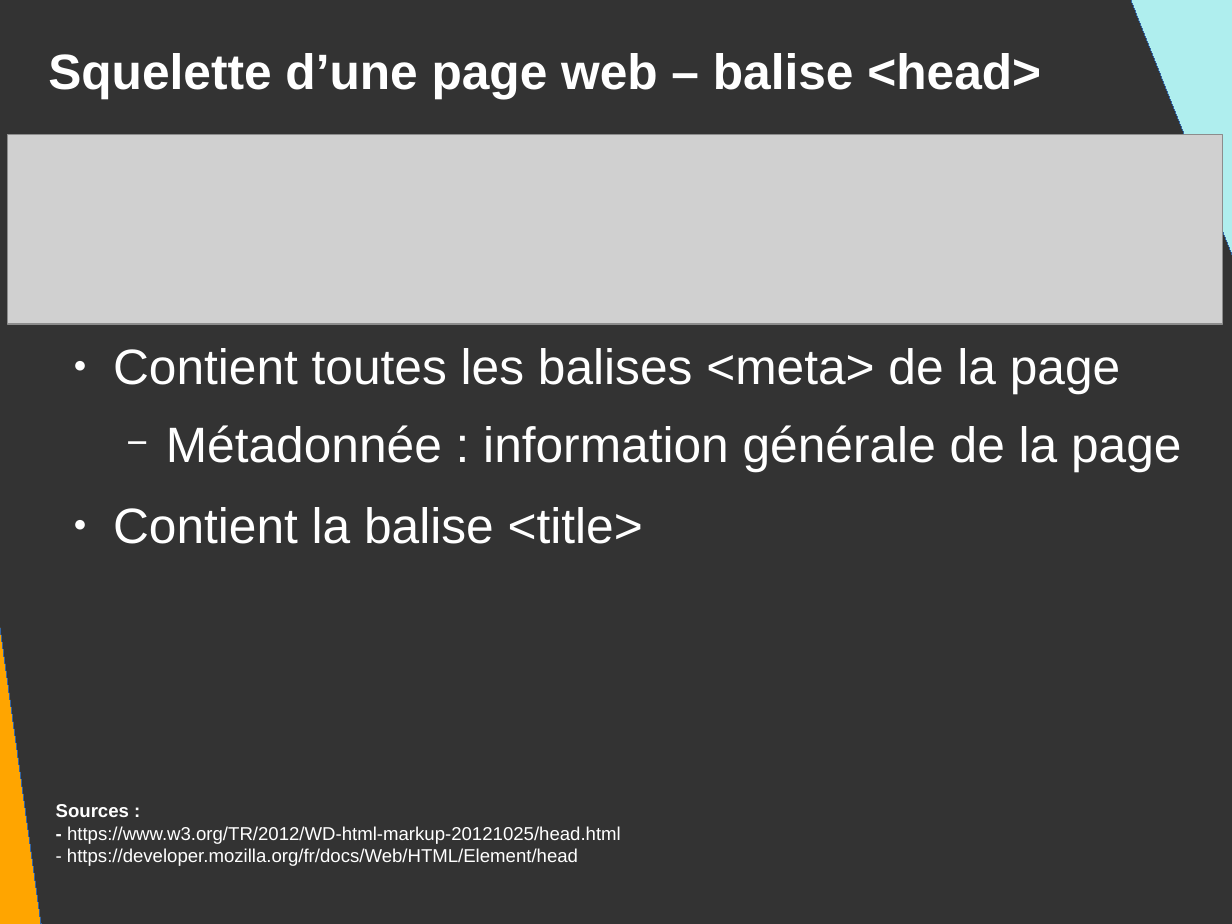
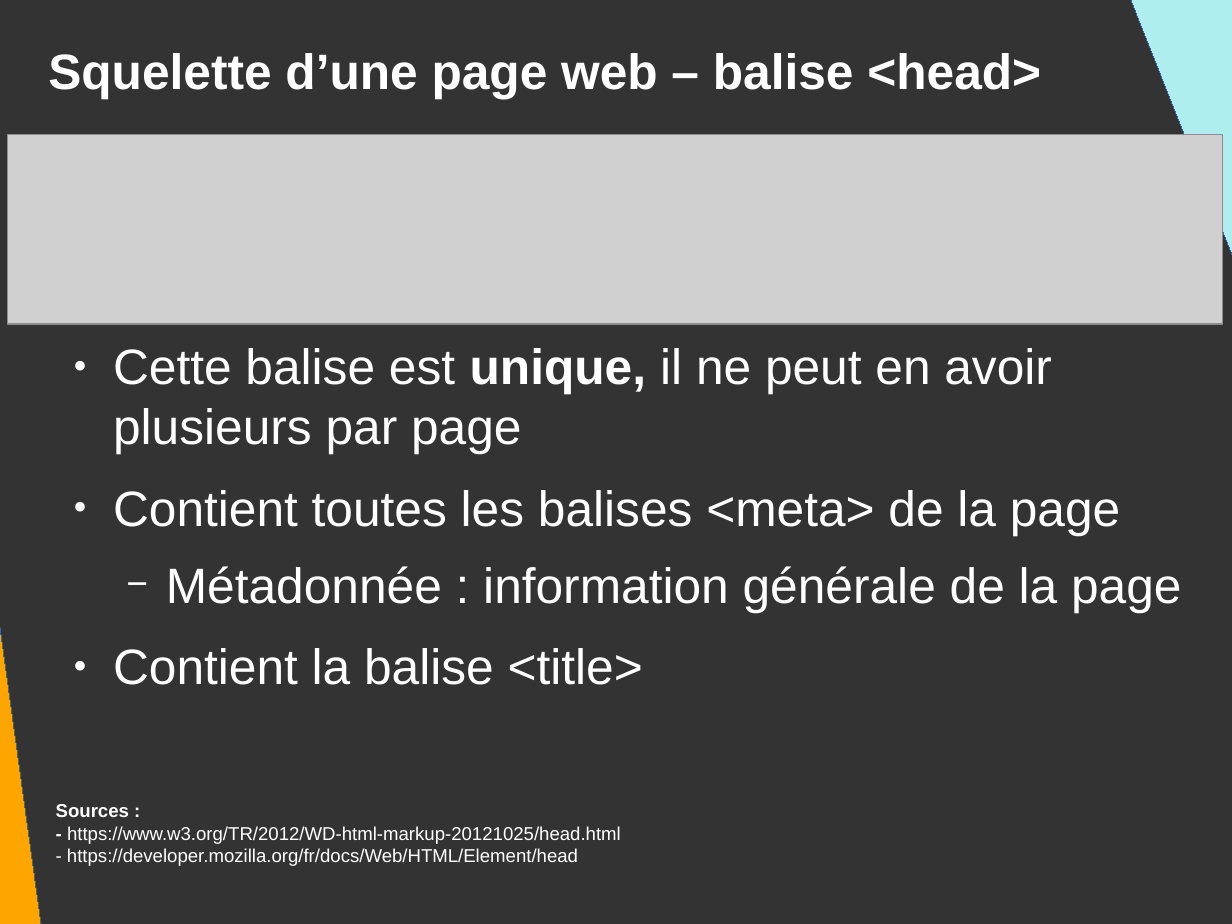
Before and after one commit to DanYellow/presentations, a slide deck: slide 20 of mmi/html/travaux-pratiques/numero-1/presentation.odp (slide 32 before the commit). Drawn at 1232x924 pixels with LibreOffice and Linux fonts; fonts in the diff are those of the drawing; grey boxes stand for pictures. Boxes give left, top, right and bottom in pixels: in the first picture for what was removed or moved away, otherwise in the second. Text is boxed around its words. In the diff, an @@ line names an element or a change of style, - is before the commit and + after.

```diff
--- a/mmi/html/travaux-pratiques/numero-1/presentation.odp
+++ b/mmi/html/travaux-pratiques/numero-1/presentation.odp
@@ text at (113, 348, 1052, 454): paragraph added @@
+● Cette balise est unique, il ne peut en avoir plusieurs par page
```
Also in this commit, not shown: 7 other slides changed, 15 slides added, 1 slide removed, 3 other files.
